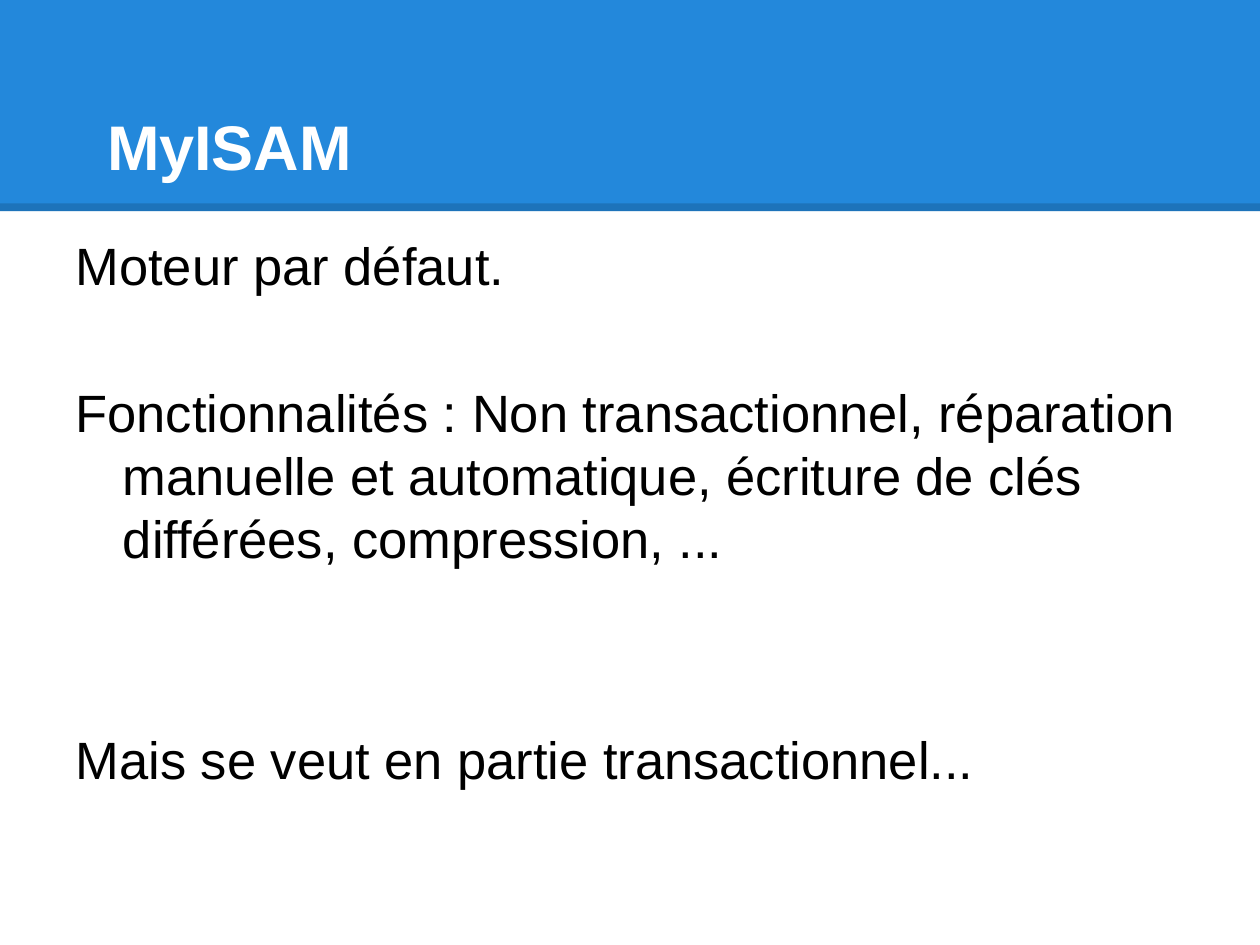
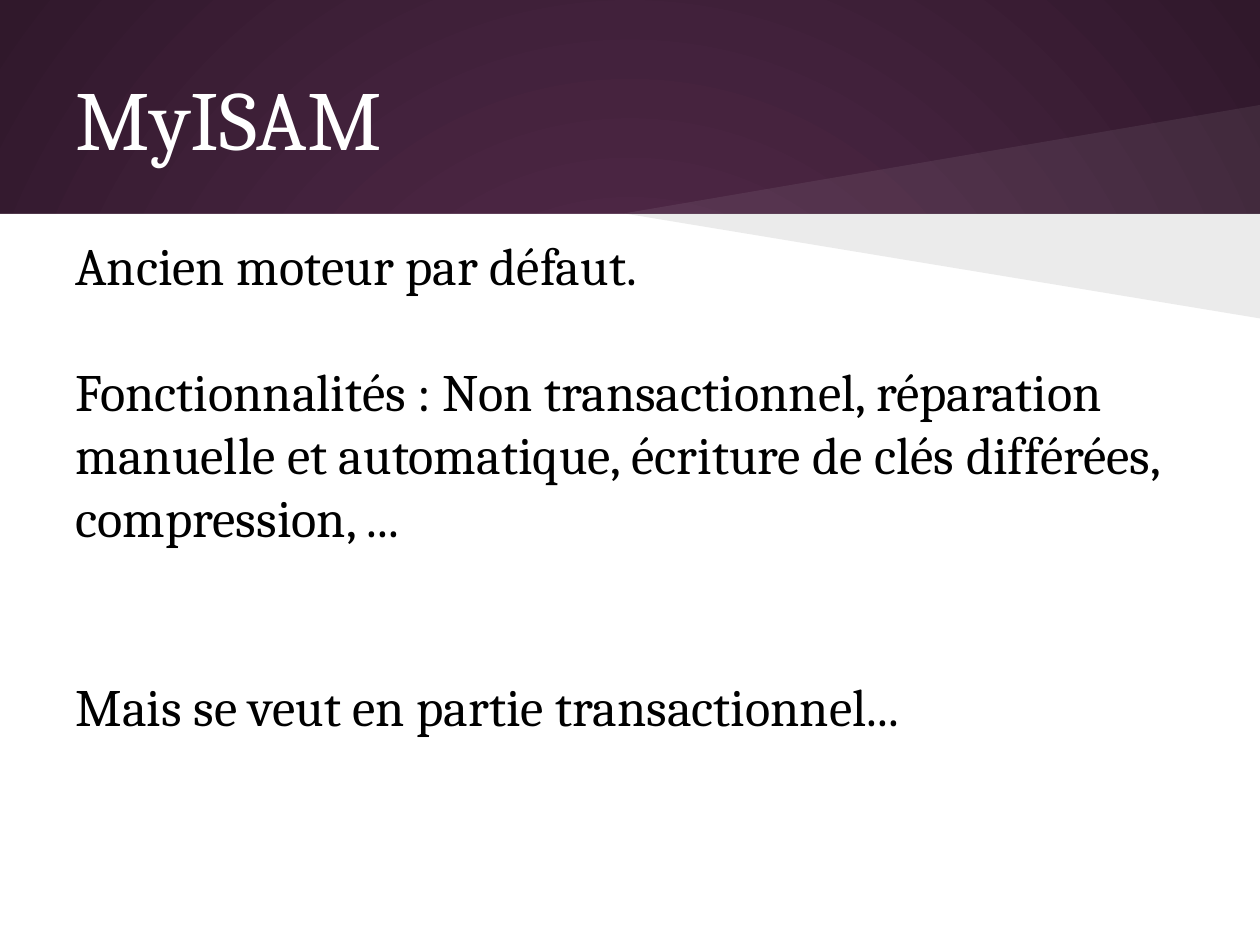
Before and after one commit to olivier-pitton/dant, a slide deck: slide 12 of mysql/Cours_MySQL.pptx. Drawn at 1260x945 pixels with LibreOffice and Linux fonts; fonts in the diff are those of the drawing. Boxes give left, top, right and bottom in pixels: in the first picture for what was removed or moved away, otherwise in the second. Text is boxed around its words. In the diff, an @@ line names an element or a change of style, - is before the commit and + after.

```diff
--- a/mysql/Cours_MySQL.pptx
+++ b/mysql/Cours_MySQL.pptx
@@ background #FFFFFF to gradient #592D50 to #30182B @@
@@ rectangle removed at box(0, 0, 1260, 212) @@
@@ title "MyISAM" at box(76, 93, 382, 168): size 36 to 48 pt, font Arial to Cambria, bold off; indent changed; vertical alignment bottom to middle @@
@@ freeform shape added at box(624, 105, 1260, 213), fill #FFFFFF at 7% opacity @@
@@ line removed from (0, 207) to (1260, 207) @@
@@ rectangle added at box(0, 214, 1260, 945), fill #FFFFFF @@
@@ freeform shape added at box(624, 213, 1260, 318), fill #000000 at 8% opacity @@
@@ text at box(76, 247, 638, 296): text changed; font Arial to Cambria @@
-Moteur par défaut.
+Ancien moteur par défaut.
@@ text at box(76, 374, 1161, 737): font Arial to Cambria in "Fonctionnalités : Non transactionnel, réparation manuelle et ...", "Mais se veut en partie transactionnel..."; indent changed; less space between paragraphs @@
```
Also in this commit, not shown: 37 other slides changed, 1 slide added, 1 slide removed, 1 other file.
